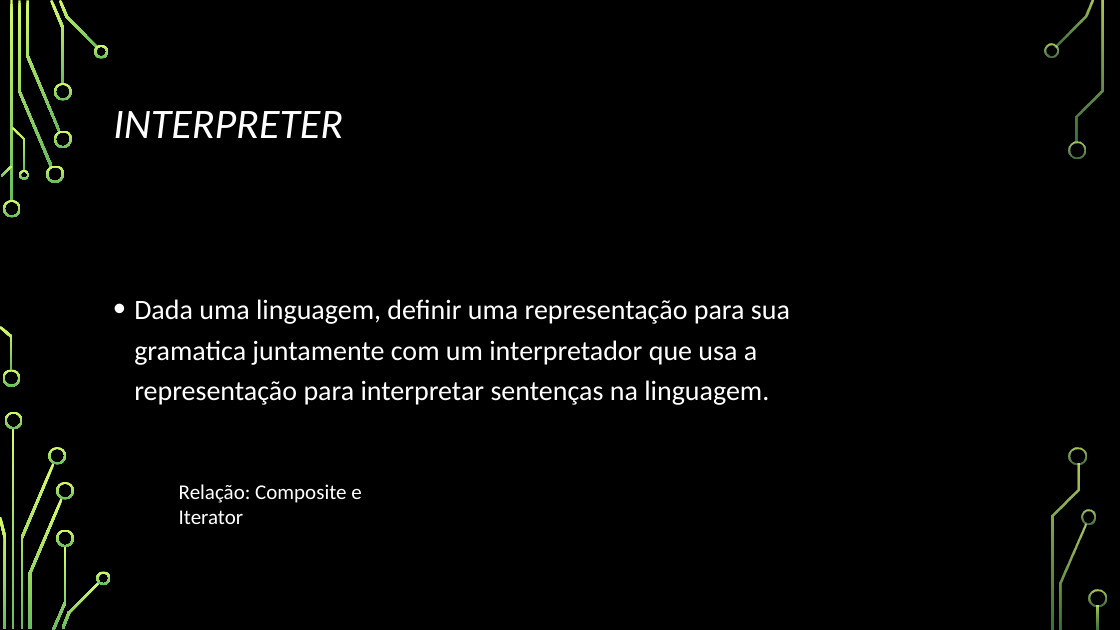
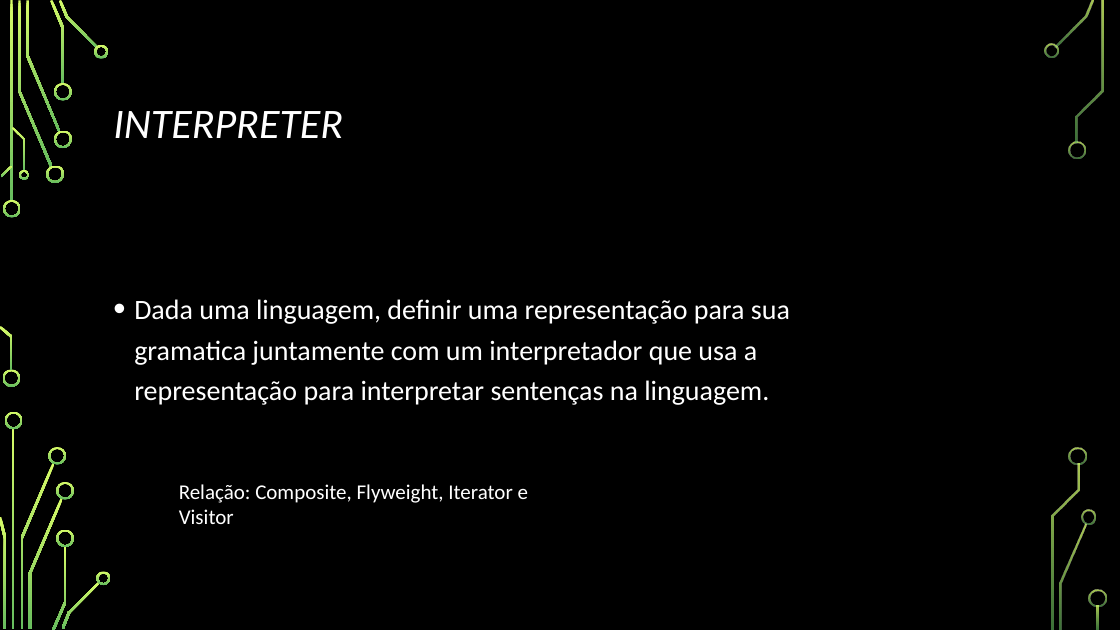
Before and after one commit to Emeson-Santos/Seminario-de-Engenharia---padroes-GoF, a slide deck: slide 30 of PADRÃO DE PROJETO (STRATEGY E INTERPRETER).PPTX. Drawn at 1120x630 pixels with LibreOffice and Linux fonts; fonts in the diff are those of the drawing; background and template pictures are left out. Boxes give left, top, right and bottom in pixels: in the first picture for what was removed or moved away, otherwise in the second. Text is boxed around its words. In the diff, an @@ line names an element or a change of style, - is before the commit and + after.

```diff
--- a/PADRÃO DE PROJETO (STRATEGY E INTERPRETER).PPTX
+++ b/PADRÃO DE PROJETO (STRATEGY E INTERPRETER).PPTX
@@ text at [179, 484, 528, 524]: text changed @@
-Relação: Composite e Iterator
+Relação: Composite, Flyweight, Iterator e Visitor
```
Also in this commit, not shown: 1 other slide changed.
